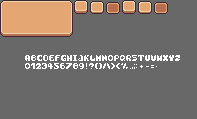
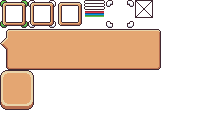
Layer changes from the first 197px x 119px image to the second:
renamed "Layer 7" to "Layer 16", painted on it over [0, 0, 168, 110]
removed layer "Layer 5" over [25, 55, 180, 69]
removed layer "Layer 4" over [0, 0, 73, 37]
hid "Color Fill 1" over [0, 0, 197, 119]
